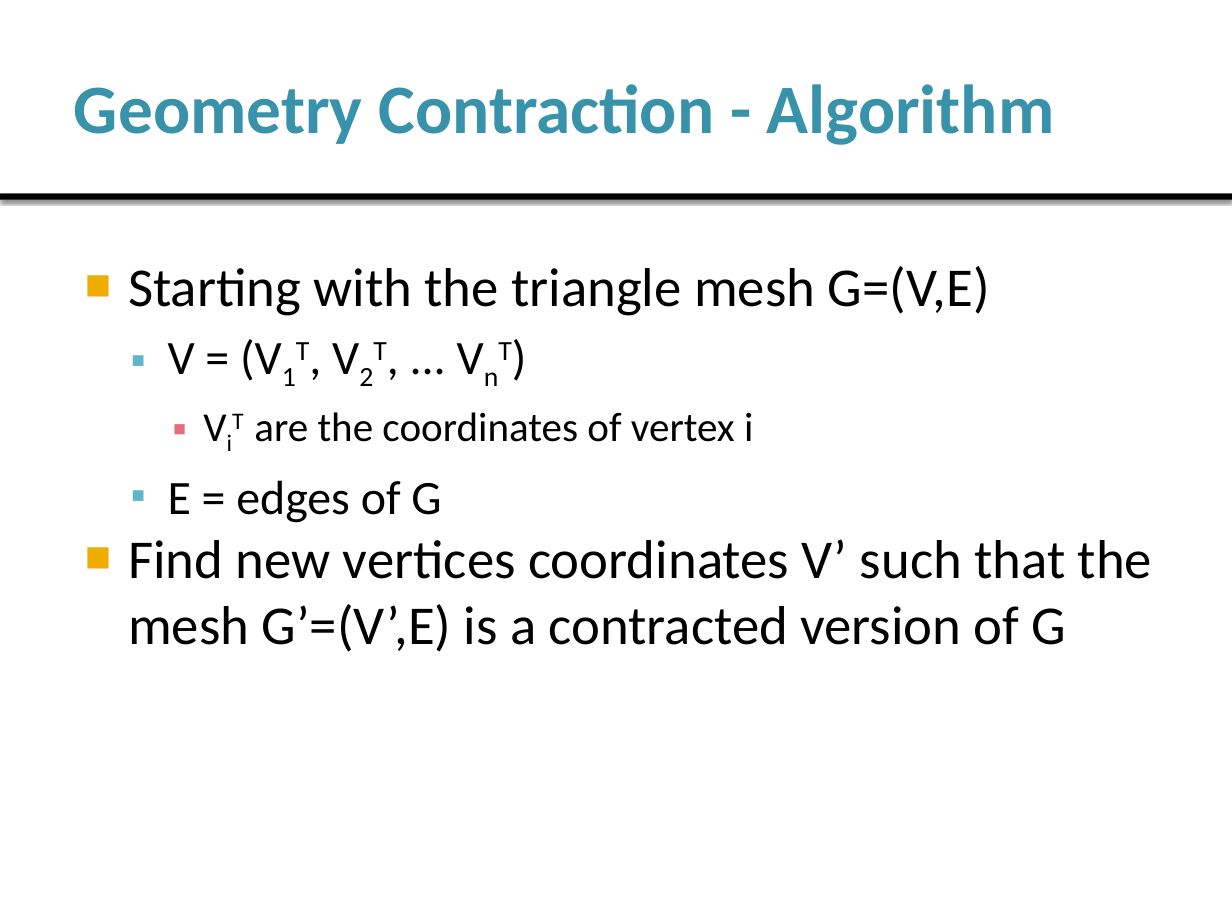
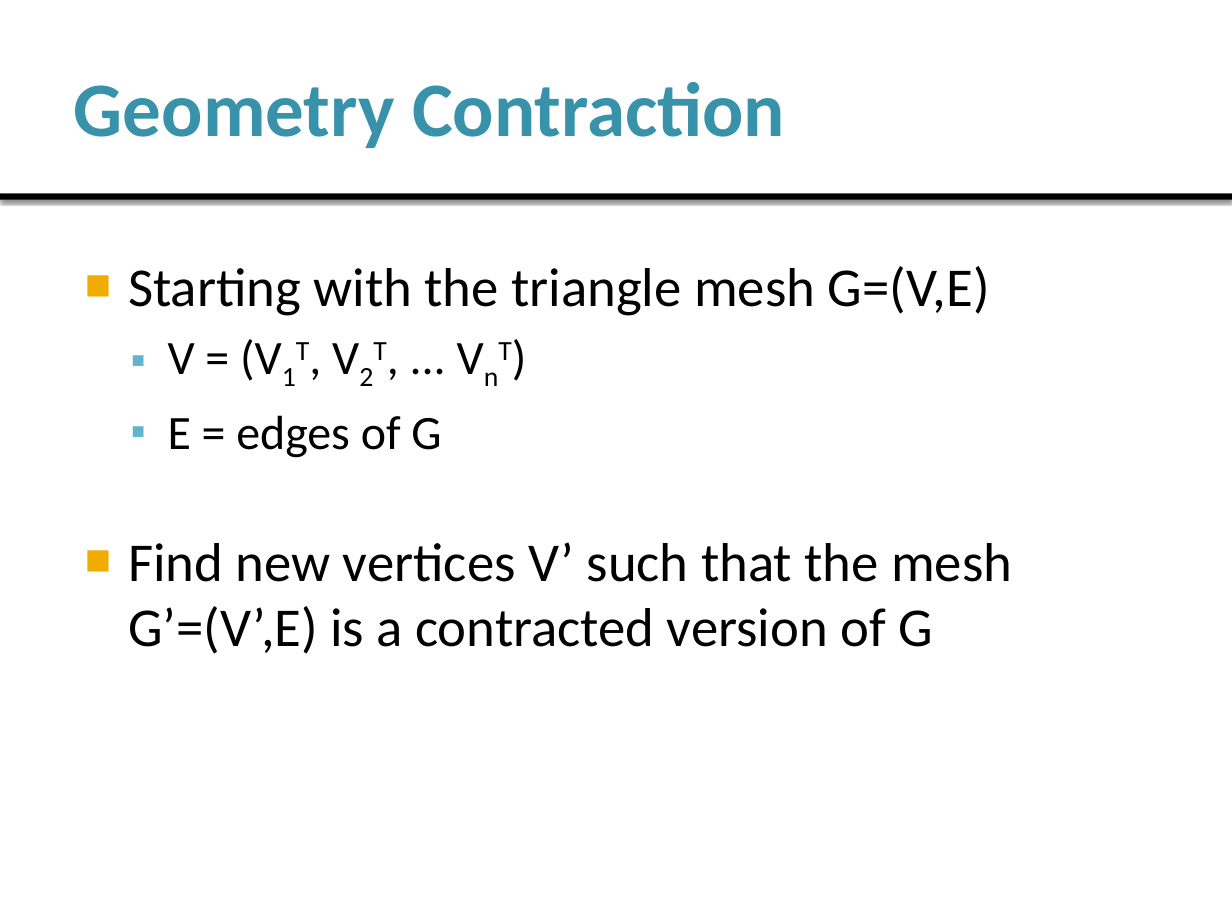
Before and after one commit to jonatascmedeiros/Skeleton-Extraction, a slide deck: slide 6 of Docs/Presentation.pptx. Drawn at 1232x924 pixels with LibreOffice and Linux fonts; fonts in the diff are those of the drawing. Boxes give left, top, right and bottom in pixels: in the first picture for what was removed or moved away, otherwise in the second. Text is boxed around its words. In the diff, an @@ line names an element or a change of style, - is before the commit and + after.

```diff
--- a/Docs/Presentation.pptx
+++ b/Docs/Presentation.pptx
@@ title at (74, 82, 785, 148): text changed; size 40.5 to 45 pt @@
-Geometry Contraction - Algorithm
+Geometry Contraction
@@ text at (254, 412, 753, 442): paragraph removed @@
-    ▪ ViT are the coordinates of vertex i
@@ text at (128, 542, 1012, 654): text changed @@
-■ Find new vertices coordinates V’ such that the mesh G’=(V’,E) is a contracted version of G
+■ Find new vertices V’ such that the mesh G’=(V’,E) is a contracted version of G
```
Also in this commit, not shown: 10 other slides changed, 6 slides added, 1 other file.
